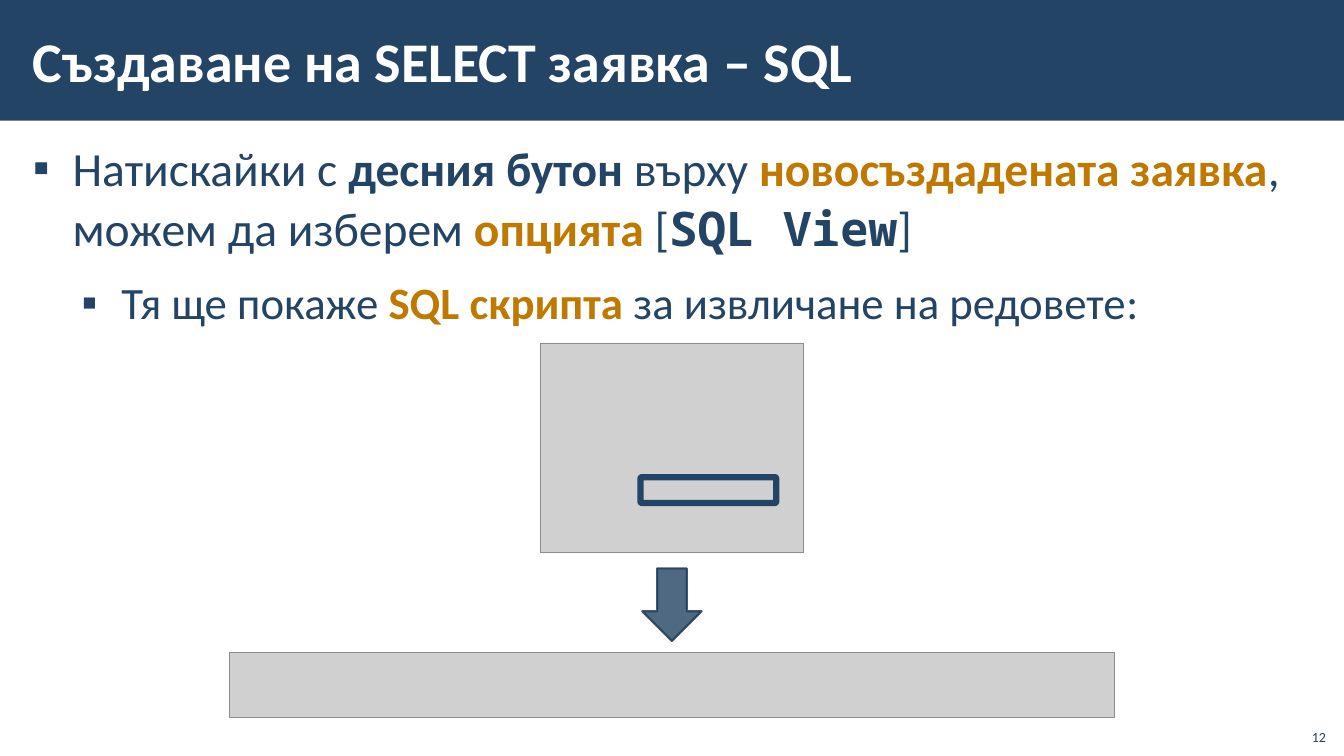
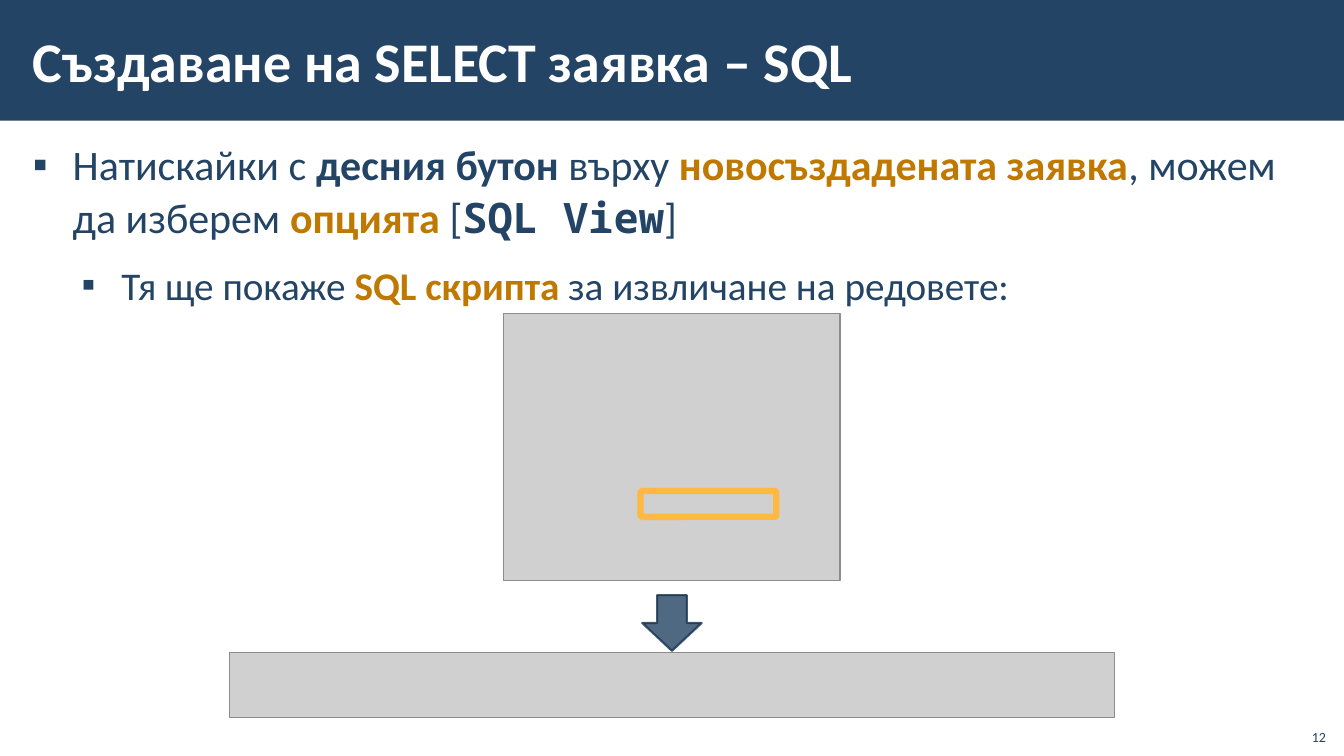
Before and after one commit to BG-IT-Edu/School-Programming, a slide deck: slide 12 of Courses/Software-Sciences/Module-3-Databases-New/13-MS-Access/13-MS-Access-Queries-Forms-Reports.pptx. Drawn at 1344x756 pixels with LibreOffice and Linux fonts; fonts in the diff are those of the drawing; grey boxes stand for pictures; background and template pictures are left out. Boxes give left, top, right and bottom in pixels: in the first picture for what was removed or moved away, otherwise in the second. Text is boxed around its words. In the diff, an @@ line names an element or a change of style, - is before the commit and + after.

```diff
--- a/Courses/Software-Sciences/Module-3-Databases-New/13-MS-Access/13-MS-Access-Queries-Forms-Reports.pptx
+++ b/Courses/Software-Sciences/Module-3-Databases-New/13-MS-Access/13-MS-Access-Queries-Forms-Reports.pptx
@@ text "Натискайки с десния бутон върху ..." at bbox=[73, 151, 1276, 307]: size 34 to 30 pt in "Натискайки с десния бутон върху новосъздадената заявка, ..."; size 32 to 28 pt in "Тя ще покаже SQL скрипта за извличане ..." @@
@@ picture: place and size @@
-picture at bbox=[540, 344, 804, 554]
+picture at bbox=[504, 314, 840, 582]
@@ rounded rectangle: place and size @@
-rounded rectangle at bbox=[640, 477, 776, 503]
+rounded rectangle at bbox=[640, 491, 776, 517]
@@ rounded rectangle at bbox=[640, 491, 776, 517]: outline #234465 4.5 pt to #FFB840 4.5 pt @@
@@ down arrow: place and size @@
-down arrow at bbox=[642, 569, 702, 641]
+down arrow at bbox=[642, 595, 702, 650]
```
Also in this commit, not shown: 9 other slides changed, 1 slide added, 1 slide removed.
